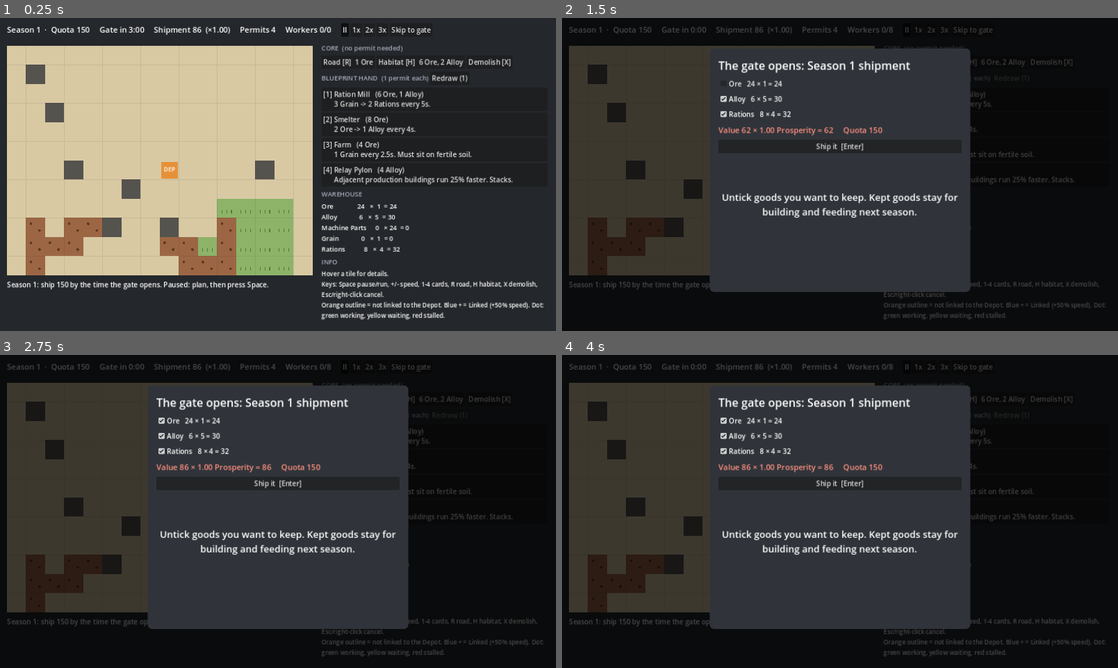
Above: before the commit, frames 1-4 (two rows, left to right).
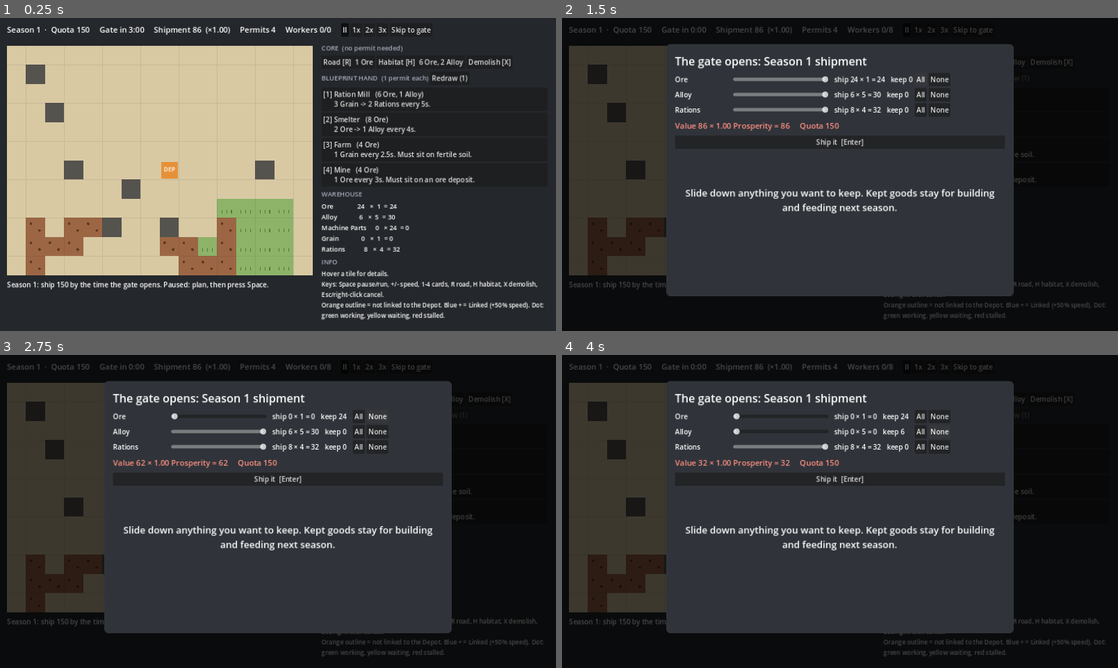
Above: after the commit, the same moments.

Repository: slop-throwaway-98756421/chevron-nine
Game: Godot game, scene res://scenes/main.tscn
Two runs of this game, one before a commit and one after it. Both use one fixed random seed, a clock stepped at 60 frames per second and the inputs below.
Inputs (mouse positions are in pixels of both pictures, inside the frame that each line leads up to):
- Up to frame 1 (0.25 s): no input
- Up to frame 2 (1.5 s): click "Skip to gate" at 0.5 s; click (923, 80) at 1.25 s, where only the run after the commit has a clickable "All"
- Up to frame 3 (2.75 s): click (378, 417) at 2 s, where only the run after the commit has a clickable "None"
- Up to frame 4 (4 s): click (923, 433) at 2.75 s, where only the run after the commit has a clickable "All"; click (940, 433) at 3.5 s, where only the run after the commit has a clickable "None"

The runs differ from the first frame. In frame 1, 0.5% of the frame differs, in the area x 60-93%, y 47-54%; in frame 2, 13%, in the area x 18-93%, y 8-89%; in frame 3, 13%; in frame 4, 13%.

Commit message:
Stop runs from bricking
From the first playtest: demolishing lost the blueprint, hands could miss
a whole chain, and shipping was all or nothing.

- Season 1 hand always has a Mine and a Farm; every hand covers both chains
- Same-season demolish is a free undo; older demolishes keep a salvaged
  blueprint that rebuilds once without the card or a permit
- Ship any amount of each good (slider with All/None)
- Resupply of 10 Ore, 2 Alloy, 4 Rations from season 2
- Processors leave a 10 Ore / 4 Alloy reserve in the warehouse

Co-Authored-By: Claude Opus 5.5 <noreply@anthropic.com>
Claude-Session: https://claude.ai/code/session_01Hiie2A44dvZ15PHjG5sKPk

Diff:
--- a/data/content.json
+++ b/data/content.json
@@ -6,7 +6,9 @@
     "hand_size": 4,
     "redraws": 1,
     "start_crew": 8,
-    "start_stock": { "ore": 24, "alloy": 6, "rations": 8 }
+    "start_stock": { "ore": 24, "alloy": 6, "rations": 8 },
+    "resupply": { "ore": 10, "alloy": 2, "rations": 4 },
+    "warehouse_reserve": { "ore": 10, "alloy": 4 }
   },
   "quota": {
     "base": 150,
@@ -85,5 +87,7 @@
     }
   },
   "starter_deck": ["mine", "mine", "mine", "smelter", "smelter", "fabricator", "fabricator", "farm", "farm", "farm", "mill", "mill", "pylon", "pylon"],
-  "extractors": ["mine", "farm"]
+  "extractors": ["mine", "farm"],
+  "chains": { "metal": ["mine", "smelter", "fabricator"], "food": ["farm", "mill"] },
+  "first_hand": ["mine", "farm"]
 }
--- a/scripts/main.gd
+++ b/scripts/main.gd
@@ -68,7 +68,10 @@
 	overlay.hide()
 	tally = {}
 	var boss := "  BOSS SEASON" if sim.is_boss(sim.season) else ""
-	say("Season %d: ship %d by the time the gate opens.%s Paused: plan, then press Space." % [sim.season, sim.quota, boss])
+	var resupply := ""
+	if sim.season > 1:
+		resupply = " Resupply arrived: %s." % _cost_str(sim.C.season.get("resupply", {}))
+	say("Season %d: ship %d by the time the gate opens.%s%s Paused: plan, then press Space." % [sim.season, sim.quota, boss, resupply])
 
 
 # ---------------------------------------------------------------- UI build
@@ -135,7 +138,7 @@
 		b.focus_mode = Control.FOCUS_NONE
 		if t == "demolish":
 			b.text = "Demolish [X]"
-			b.tooltip_text = "Remove a building. Refunds half its cost; permits are not refunded."
+			b.tooltip_text = "Built this season: full refund and the permit back. Older: half refund, and you keep a salvaged blueprint to rebuild it elsewhere without a permit."
 		else:
 			var d := sim.def_of(t)
 			b.text = "%s [%s]  %s" % [d.name, "R" if t == "road" else "H", _cost_str(d.cost)]
@@ -179,8 +182,8 @@
 			tally.t = 999.0)
 	add_child(overlay)
 	var panel := PanelContainer.new()
-	panel.position = Vector2(340, 70)
-	panel.custom_minimum_size = Vector2(600, 560)
+	panel.position = Vector2(240, 60)
+	panel.custom_minimum_size = Vector2(800, 580)
 	var style := StyleBoxFlat.new()
 	style.bg_color = Color("#30343a")
 	style.set_corner_radius_all(10)
@@ -201,10 +204,10 @@
 	tally_box = VBoxContainer.new()
 	v.add_child(tally_box)
 	score_holder = Control.new()
-	score_holder.custom_minimum_size = Vector2(560, 70)
+	score_holder.custom_minimum_size = Vector2(760, 70)
 	v.add_child(score_holder)
 	score_label = Label.new()
-	score_label.size = Vector2(560, 70)
+	score_label.size = Vector2(760, 70)
 	score_label.horizontal_alignment = HORIZONTAL_ALIGNMENT_CENTER
 	score_label.add_theme_font_size_override("font_size", 44)
 	score_holder.add_child(score_label)
@@ -267,6 +270,25 @@
 		hand_box.add_child(b)
 		tool_buttons[card] = b
 		n += 1
+	# Blueprints kept from demolished buildings: build without the card or a permit.
+	for type in sim.salvage:
+		var count := int(sim.salvage[type])
+		if count <= 0:
+			continue
+		var d := sim.def_of(type)
+		if tool_buttons.has(type):
+			tool_buttons[type].text += "   +%d salvaged" % count
+			continue
+		var b := Button.new()
+		b.toggle_mode = true
+		b.focus_mode = Control.FOCUS_NONE
+		b.alignment = HORIZONTAL_ALIGNMENT_LEFT
+		b.text = "Salvaged %s ×%d   (%s, no permit)\n      %s" % [d.name, count, _cost_str(d.cost), d.desc]
+		b.custom_minimum_size = Vector2(520, 50)
+		b.modulate = Color("#cfe8ff")
+		b.pressed.connect(set_tool.bind(type))
+		hand_box.add_child(b)
+		tool_buttons[type] = b
 
 
 # ---------------------------------------------------------------- input
@@ -338,7 +360,7 @@
 		sim.step(delta * speed)
 	if sim.phase == "ship" and not overlay.visible:
 		_open_gate()
-	var sig := ",".join(sim.hand) + str(sim.season)
+	var sig := ",".join(sim.hand) + str(sim.season) + str(sim.salvage)
 	if sig != _hand_sig:
 		_hand_sig = sig
 		_rebuild_hand()
@@ -373,7 +395,8 @@
 	for k in tool_buttons:
 		if k == "demolish":
 			continue
-		tool_buttons[k].disabled = sim.missing_cost(k) != "" or (sim.def_of(k).get("card", false) and sim.permits <= 0)
+		tool_buttons[k].disabled = sim.missing_cost(k) != "" or (sim.def_of(k).get("card", false) \
+			and sim.permits <= 0 and int(sim.salvage.get(k, 0)) <= 0)
 	var lines: Array = []
 	for g in sim.C.goods:
 		var good: Dictionary = sim.C.goods[g]
@@ -438,22 +461,44 @@
 		var qty := int(sim.stock[g])
 		if qty <= 0:
 			continue
-		var cb := CheckBox.new()
-		cb.button_pressed = true
-		cb.focus_mode = Control.FOCUS_NONE
 		var v := int(sim.C.goods[g].value)
-		cb.text = "%s   %d × %d = %d" % [sim.C.goods[g].name, qty, v, qty * v]
-		if g == "rations" or g == "ore" or g == "alloy":
-			cb.tooltip_text = "Unshipped goods stay in the warehouse for next season."
-		cb.toggled.connect(func(_on): _update_ship_summary())
-		ship_list.add_child(cb)
-		ship_checks[g] = cb
+		var row := HBoxContainer.new()
+		var name_l := Label.new()
+		name_l.text = sim.C.goods[g].name
+		name_l.custom_minimum_size = Vector2(130, 0)
+		row.add_child(name_l)
+		var slider := HSlider.new()
+		slider.min_value = 0
+		slider.max_value = qty
+		slider.step = 1
+		slider.value = qty
+		slider.focus_mode = Control.FOCUS_NONE
+		slider.custom_minimum_size = Vector2(220, 24)
+		slider.size_flags_vertical = Control.SIZE_SHRINK_CENTER
+		row.add_child(slider)
+		var amt := Label.new()
+		amt.custom_minimum_size = Vector2(190, 0)
+		row.add_child(amt)
+		var refresh := func(val: float):
+			amt.text = "  ship %d × %d = %d   keep %d" % [int(val), v, int(val) * v, qty - int(val)]
+			_update_ship_summary()
+		slider.value_changed.connect(refresh)
+		for preset in [["All", qty], ["None", 0]]:
+			var pb := Button.new()
+			pb.text = preset[0]
+			pb.focus_mode = Control.FOCUS_NONE
+			pb.pressed.connect(func(): slider.value = preset[1])
+			row.add_child(pb)
+		ship_list.add_child(row)
+		ship_checks[g] = slider
+		amt.text = "  ship %d × %d = %d   keep 0" % [qty, v, qty * v]
+
 	ship_list.show()
 	ship_btn.show()
 	ship_summary.show()
 	tally_box.hide()
 	score_label.text = ""
-	verdict_label.text = "Untick goods you want to keep. Kept goods stay for building and feeding next season."
+	verdict_label.text = "Slide down anything you want to keep. Kept goods stay for building and feeding next season."
 	verdict_label.modulate = Color.WHITE
 	next_btn.hide()
 	retry_btn.hide()
@@ -464,7 +509,7 @@
 func _selection() -> Dictionary:
 	var sel := {}
 	for g in ship_checks:
-		sel[g] = ship_checks[g].button_pressed
+		sel[g] = int(ship_checks[g].value)
 	return sel
 
 
--- a/scripts/sim.gd
+++ b/scripts/sim.gd
@@ -32,6 +32,7 @@
 var redraws := 0
 var deck: Array = []
 var hand: Array = []
+var salvage := {}  # building type -> blueprints kept from demolished buildings
 var phase := "build"  # build -> ship -> result -> build ... or over
 var history: Array = []
 var produced := {}
@@ -75,6 +76,7 @@
 	for g in C.season.start_stock:
 		stock[g] = int(C.season.start_stock[g])
 	deck = C.starter_deck.duplicate()
+	salvage = {}
 	season = 1
 	history.clear()
 	last_result = {}
@@ -161,6 +163,11 @@
 	redraws = int(C.season.redraws)
 	produced = {}
 	_acc = 0.0
+	if season > 1:
+		# The ship sends a small resupply through the gate [Guess], so a bad
+		# shipment can't leave the colony with nothing to build with.
+		for g in C.season.get("resupply", {}):
+			stock[g] += int(C.season.resupply[g])
 	for id in order:
 		var b: Dictionary = buildings[id]
 		if b.type == "habitat":
@@ -184,15 +191,29 @@
 			break
 		if not hand.has(card):
 			hand.append(card)
-	# Fairness rule [Guess]: every hand has at least one extractor.
-	var has_extractor := false
-	for card in hand:
-		if C.extractors.has(card):
-			has_extractor = true
-	if not has_extractor and hand.size() > 0:
-		for card in pool:
-			if C.extractors.has(card) and not hand.has(card):
-				hand[hand.size() - 1] = card
+	# Fairness rules [Guess]: the first hand always has a Mine and a Farm,
+	# and every hand has at least one card from each production chain.
+	var required: Array = []
+	if season == 1:
+		required = C.get("first_hand", []).duplicate()
+	for chain in C.get("chains", {}):
+		var cards: Array = C.chains[chain]
+		var covered := false
+		for c in hand + required:
+			if cards.has(c):
+				covered = true
+		if not covered:
+			for card in pool:
+				if cards.has(card):
+					required.append(card)
+					break
+	for card in required:
+		if hand.has(card):
+			continue
+		# Replace a card that isn't itself required, from the back.
+		for i in range(hand.size() - 1, -1, -1):
+			if not required.has(hand[i]):
+				hand[i] = card
 				break
 
 
@@ -230,9 +251,10 @@
 	if d.has("terrain") and t != TERRAIN_BY_NAME[d.terrain]:
 		return "%s must go on %s" % [d.name, TERRAIN_LABEL[TERRAIN_BY_NAME[d.terrain]].to_lower()]
 	if d.get("card", false):
-		if not hand.has(type):
+		var salvaged := int(salvage.get(type, 0)) > 0
+		if not hand.has(type) and not salvaged:
 			return "%s is not in your hand this season" % d.name
-		if permits <= 0:
+		if permits <= 0 and not salvaged:
 			return "No construction permits left this season"
 	var missing := missing_cost(type)
 	if missing != "":
@@ -256,10 +278,24 @@
 	var d := def_of(type)
 	for g in d.cost:
 		stock[g] -= int(d.cost[g])
+	var paid_with := ""
 	if d.get("card", false):
-		permits -= 1
-	_add_building(type, x, y)
+		# Use a permit when the card is in hand; otherwise spend a salvaged blueprint.
+		if hand.has(type) and permits > 0:
+			permits -= 1
+			paid_with = "permit"
+		else:
+			salvage[type] = int(salvage[type]) - 1
+			paid_with = "salvage"
+	var id := _add_building(type, x, y)
+	buildings[id].paid_with = paid_with
+	buildings[id].season_placed = season
 	return ""
+
+
+## Whether a card building can be placed from salvage rather than the hand.
+func uses_salvage(type: String) -> bool:
+	return not (hand.has(type) and permits > 0) and int(salvage.get(type, 0)) > 0
 
 
 func demolish(x: int, y: int) -> String:
@@ -272,8 +308,23 @@
 	if b.type == "depot":
 		return "The Depot can't be demolished"
 	var d := def_of(b.type)
-	for g in d.cost:
-		stock[g] += int(d.cost[g]) / 2  # 50% refund [Guess]
+	if int(b.get("season_placed", 0)) == season:
+		# Same-season undo: full refund, and the permit or blueprint comes back.
+		for g in d.cost:
+			stock[g] += int(d.cost[g])
+		if b.get("paid_with", "") == "permit":
+			permits += 1
+		elif b.get("paid_with", "") == "salvage":
+			salvage[b.type] = int(salvage.get(b.type, 0)) + 1
+	else:
+		for g in d.cost:
+			stock[g] += int(d.cost[g]) / 2  # 50% refund [Guess]
+		# The blueprint is kept, so a building can be moved in a later season.
+		if d.get("card", false):
+			salvage[b.type] = int(salvage.get(b.type, 0)) + 1
+	for g in b.outb:
+		if b.connected:
+			stock[g] += int(b.outb[g])
 	buildings.erase(id)
 	order.erase(id)
 	grid[_i(x, y)] = -1
@@ -290,6 +341,7 @@
 		"staffed": true, "connected": false, "linked": false,
 		"pylons": 0, "speed": 1.0, "status": "", "adj": [],
 		"fed": 0, "meals": 0, "eat_timer": 0.0,
+		"paid_with": "", "season_placed": season,
 	}
 	buildings[id] = b
 	order.append(id)
@@ -448,7 +500,11 @@
 			nb.outb[g] = have - take
 			got += take
 	if got < n and b.connected:
-		var take := mini(int(stock.get(g, 0)), n - got)
+		var avail := int(stock.get(g, 0))
+		if b.type != "habitat":
+			# Processors leave a building reserve in the warehouse [Guess].
+			avail -= int(C.season.get("warehouse_reserve", {}).get(g, 0))
+		var take := clampi(avail, 0, n - got)
 		stock[g] -= take
 		got += take
 	return got
@@ -508,7 +564,11 @@
 	var base := 0
 	for g in C.goods:
 		var qty := int(stock.get(g, 0))
-		if qty <= 0 or selection.get(g, true) == false:
+		var pick = selection.get(g, qty)  # an amount, or true/false for all/none
+		if pick is bool:
+			pick = qty if pick else 0
+		qty = clampi(int(pick), 0, qty)
+		if qty <= 0:
 			continue
 		var v := int(C.goods[g].value)
 		lines.append({"good": g, "name": C.goods[g].name, "qty": qty, "value": v, "subtotal": qty * v})
--- a/tests/run_tests.gd
+++ b/tests/run_tests.gd
@@ -16,6 +16,9 @@
 	test_hungry_habitat_lowers_mult()
 	test_determinism()
 	test_hand_always_has_extractor()
+	test_demolish_keeps_blueprint()
+	test_partial_shipment_and_reserve()
+	test_resupply()
 	test_main_scene_loads()
 	if OS.get_cmdline_user_args().has("--balance"):
 		balance_report()
@@ -129,13 +132,77 @@
 func test_hand_always_has_extractor() -> void:
 	print("hand")
 	var ok := true
+	var first_ok := true
 	for seed in 200:
 		var s := fresh(seed)
-		if not (s.hand.has("mine") or s.hand.has("farm")):
-			ok = false
-		if s.hand.size() != int(s.C.season.hand_size):
-			ok = false
-	check(ok, "200 hands all have 4 unique cards and an extractor")
+		if not (s.hand.has("mine") and s.hand.has("farm")):
+			first_ok = false
+		for season in 4:
+			if season > 0:
+				s.season += 1
+				s._draw_hand()
+			if s.hand.size() != int(s.C.season.hand_size):
+				ok = false
+			for chain in s.C.chains:
+				var covered := false
+				for c in s.hand:
+					if s.C.chains[chain].has(c):
+						covered = true
+				if not covered:
+					ok = false
+	check(first_ok, "200 first hands all have a Mine and a Farm")
+	check(ok, "800 hands all have 4 cards covering both chains")
+
+
+func test_demolish_keeps_blueprint() -> void:
+	print("demolish")
+	var s := fresh(9)
+	var c := Vector2i(s.w / 2, s.h / 2)
+	s.hand = ["smelter"]
+	s.stock.ore = 100
+	s.place("smelter", c.x + 1, c.y)
+	check(s.permits == 3, "placing uses a permit")
+	s.demolish(c.x + 1, c.y)
+	check(s.permits == 4 and s.stock.ore == 100, "same-season undo refunds cost and permit")
+	s.place("smelter", c.x + 1, c.y)
+	s.season += 1  # pretend a season passed
+	s.hand = ["mine"]
+	s.permits = 0
+	s.demolish(c.x + 1, c.y)
+	check(int(s.salvage.get("smelter", 0)) == 1, "older building leaves a salvaged blueprint")
+	check(s.can_place("smelter", c.x - 1, c.y) == "", "salvaged blueprint builds without card or permit")
+	s.place("smelter", c.x - 1, c.y)
+	check(int(s.salvage.get("smelter", 0)) == 0, "building it spends the blueprint")
+
+
+func test_partial_shipment_and_reserve() -> void:
+	print("shipping")
+	var s := fresh(11)
+	run_season(s)
+	var ore_before: int = s.stock.ore
+	var r := s.ship({"ore": 5, "alloy": true, "rations": false})
+	check(s.stock.ore == ore_before - 5, "ship 5 Ore, keep the rest (%d left)" % s.stock.ore)
+	check(s.stock.rations > 0 and s.stock.alloy == 0, "kept Rations, shipped all Alloy")
+	s.advance()
+	if s.phase == "build":
+		check(true, "next season starts")
+	var s2 := fresh(12)
+	var c := Vector2i(s2.w / 2, s2.h / 2)
+	s2.hand = ["smelter"]
+	s2.stock.ore = 30
+	s2.place("smelter", c.x + 1, c.y)
+	run_season(s2)
+	check(s2.stock.ore == int(s2.C.season.warehouse_reserve.ore), "smelter leaves the Ore reserve (%d)" % s2.stock.ore)
+
+
+func test_resupply() -> void:
+	print("resupply")
+	var s := fresh(13)
+	s.quota = 0
+	run_season(s)
+	s.ship()
+	s.advance()
+	check(s.season == 2 and s.stock.ore == int(s.C.season.resupply.ore), "season 2 starts with the resupply (%d Ore)" % s.stock.ore)
 
 
 func test_main_scene_loads() -> void:
Not shown, changed: docs/content-spec.md
